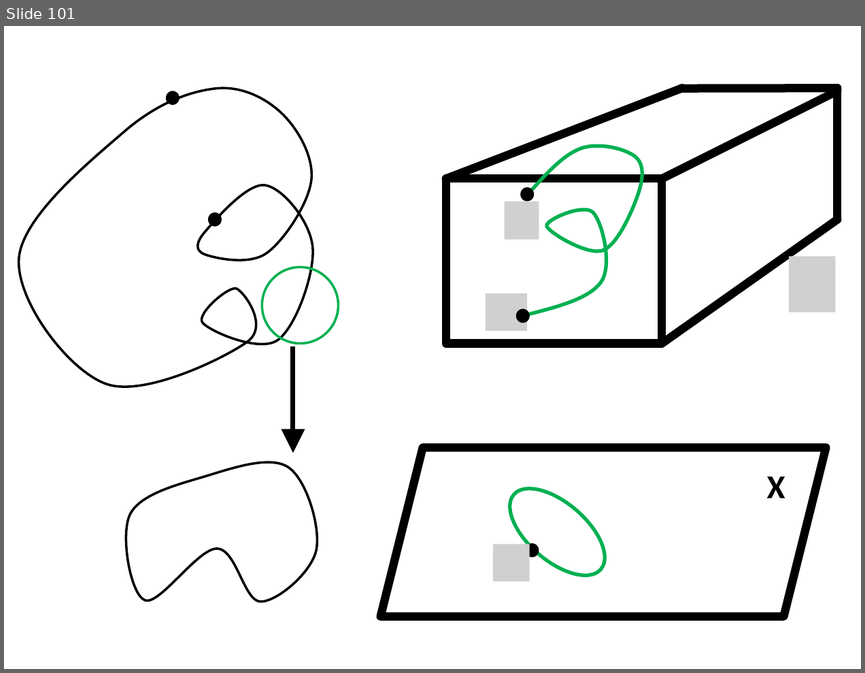
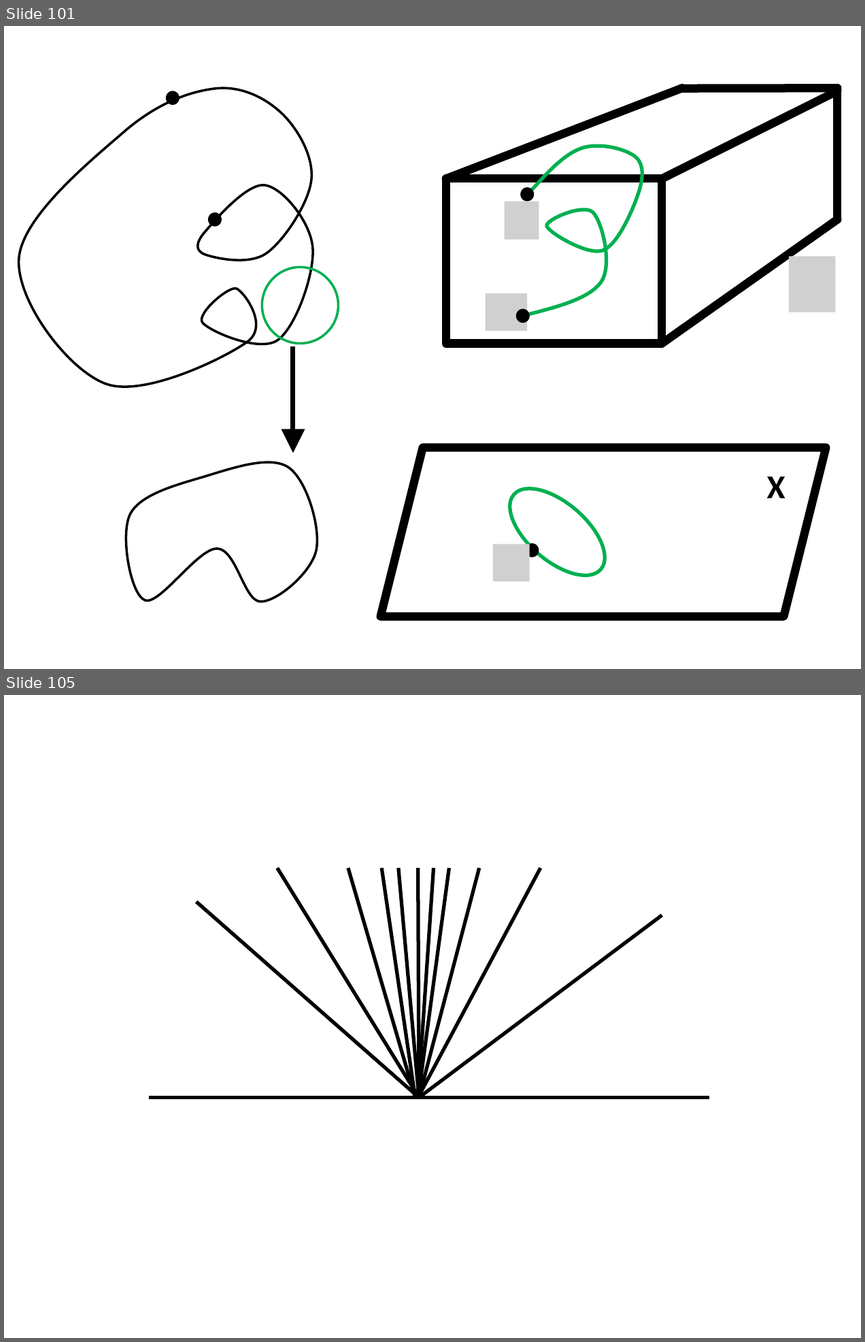
Before and after one commit to lutteropp/GeoTopo, a slide deck: images/Bilder.pptx. Shown one above the other, each under a label of ours: slide 101 before the commit, slides 101 and 105 after it; the slides between them are not shown. The pictures are 865x673 and 865x1342 pixels, drawn with LibreOffice and Linux fonts; fonts in the diff are those of the drawing; grey boxes stand for pictures. Boxes give left, top, right and bottom in pixels: in the first picture for what was removed or moved away, otherwise in the second. Text is boxed around its words. In the diff, an @@ line names an element or a change of style, - is before the commit and + after.

```diff
--- a/images/Bilder.pptx
+++ b/images/Bilder.pptx
@@ slide 105 added at (x1=4, y1=695, x2=861, y2=1338), background #FFFFFF @@
@@ line added from (277, 868) to (419, 1097), #000000 3 pt @@
@@ line added from (349, 868) to (415, 1097), #000000 3 pt @@
@@ line added from (415, 1097) to (382, 868), #000000 3 pt @@
@@ line added from (419, 1098) to (398, 868), #000000 3 pt @@
@@ line added from (418, 1097) to (541, 868), #000000 3 pt @@
@@ line added from (449, 868) to (418, 1098), #000000 3 pt @@
@@ line added from (419, 1097) to (418, 868), #000000 3 pt @@
@@ line added from (418, 1097) to (433, 868), #000000 3 pt @@
@@ line added from (479, 868) to (419, 1097), #000000 3 pt @@
@@ line added from (196, 902) to (419, 1097), #000000 3 pt @@
@@ line added from (419, 1097) to (662, 915), #000000 3 pt @@
@@ line added from (149, 1097) to (709, 1097), #000000 3 pt @@
```
Also in this commit, not shown: 11 other slides added, 13 other files.
